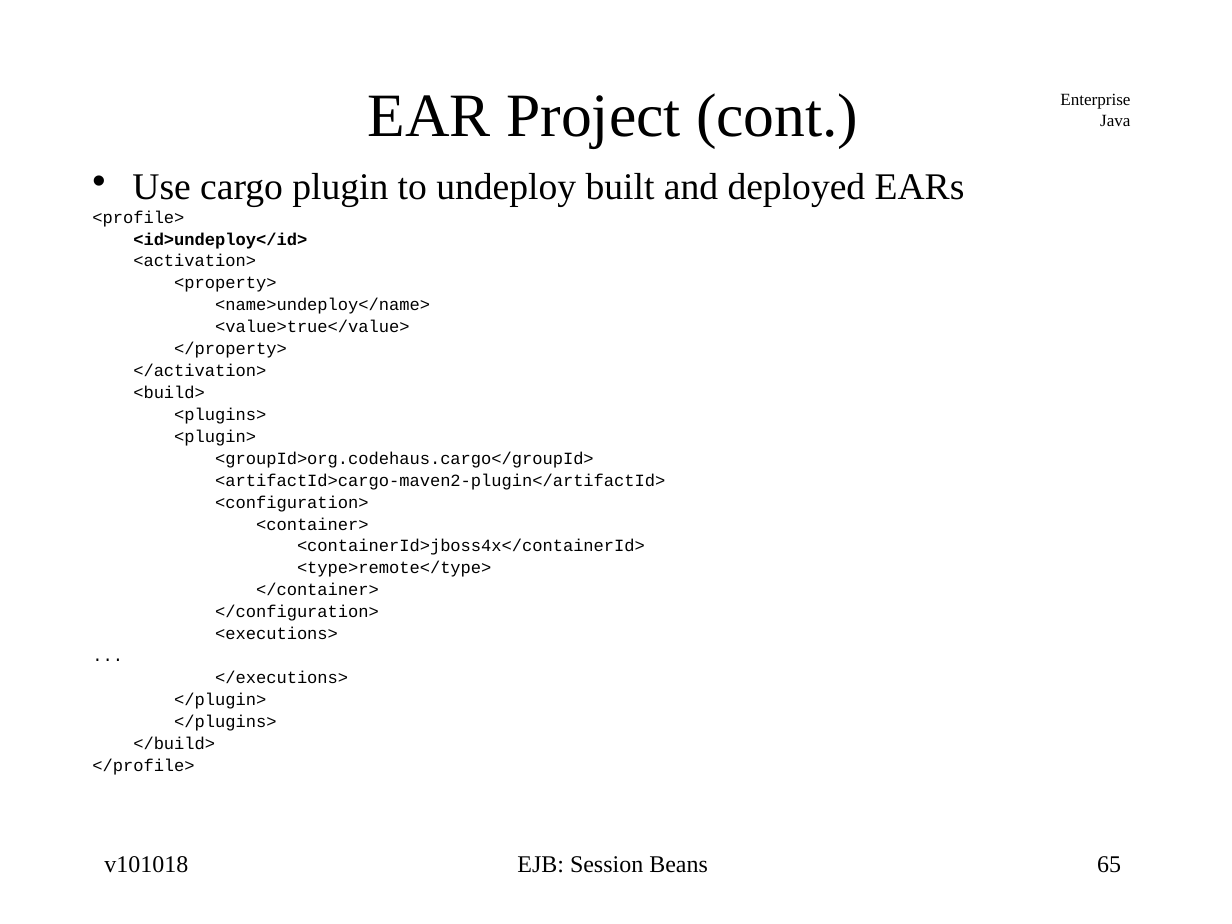
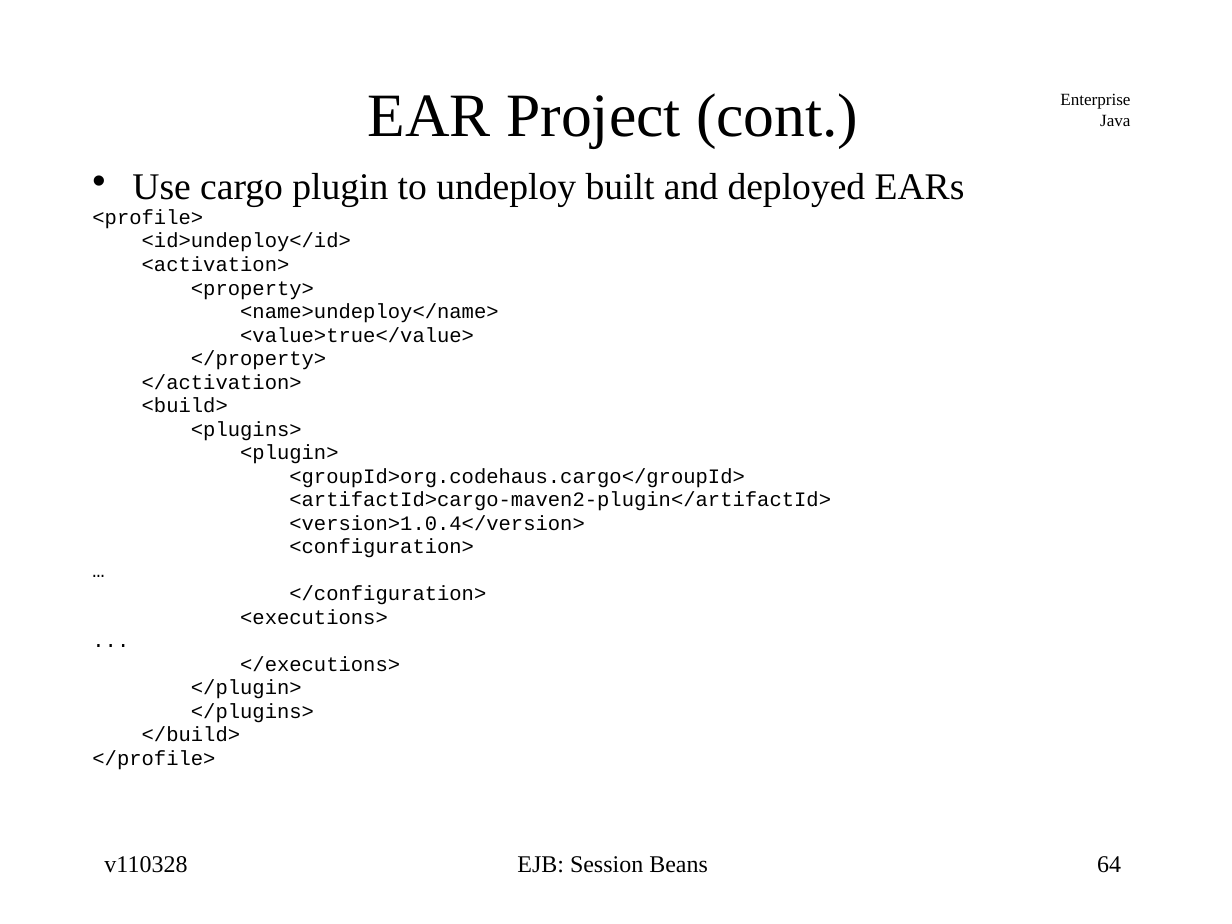
Before and after one commit to jcstaff/ejava-javaee, a slide deck: slide 64 of ejbsessionBank/src/site/resources/lectures/ejbSession.ppt (slide 65 before the commit). Drawn at 1232x924 pixels with LibreOffice and Linux fonts; fonts in the diff are those of the drawing. Boxes give left, top, right and bottom in pixels: in the first picture for what was removed or moved away, otherwise in the second. Text is boxed around its words. In the diff, an @@ line names an element or a change of style, - is before the commit and + after.

```diff
--- a/ejbsessionBank/src/site/resources/lectures/ejbSession.ppt
+++ b/ejbsessionBank/src/site/resources/lectures/ejbSession.ppt
@@ text at <box>92,209,831,770</box>: size 10 to 12 pt in "<profile>", "<id>undeploy</id>", "<activation>", "<property>" and 18 more places; bold off in "<id>undeploy</id>" @@
@@ text at <box>256,517,645,595</box>: text changed; size 10 to 12 pt @@
-<container>
-<containerId>jboss4x</containerId>
-<type>remote</type>
-</container>
+…
@@ text at <box>289,515,584,531</box>: paragraph added @@
+<version>1.0.4</version>
@@ text at <box>104,856,187,873</box>: text changed @@
-v101018
+v110328
@@ page number at <box>1097,856,1121,873</box>: text changed @@
-65
+64
```
Also in this commit, not shown: 74 other slides changed, 2 slides added, 1 slide removed, 2 other files.
